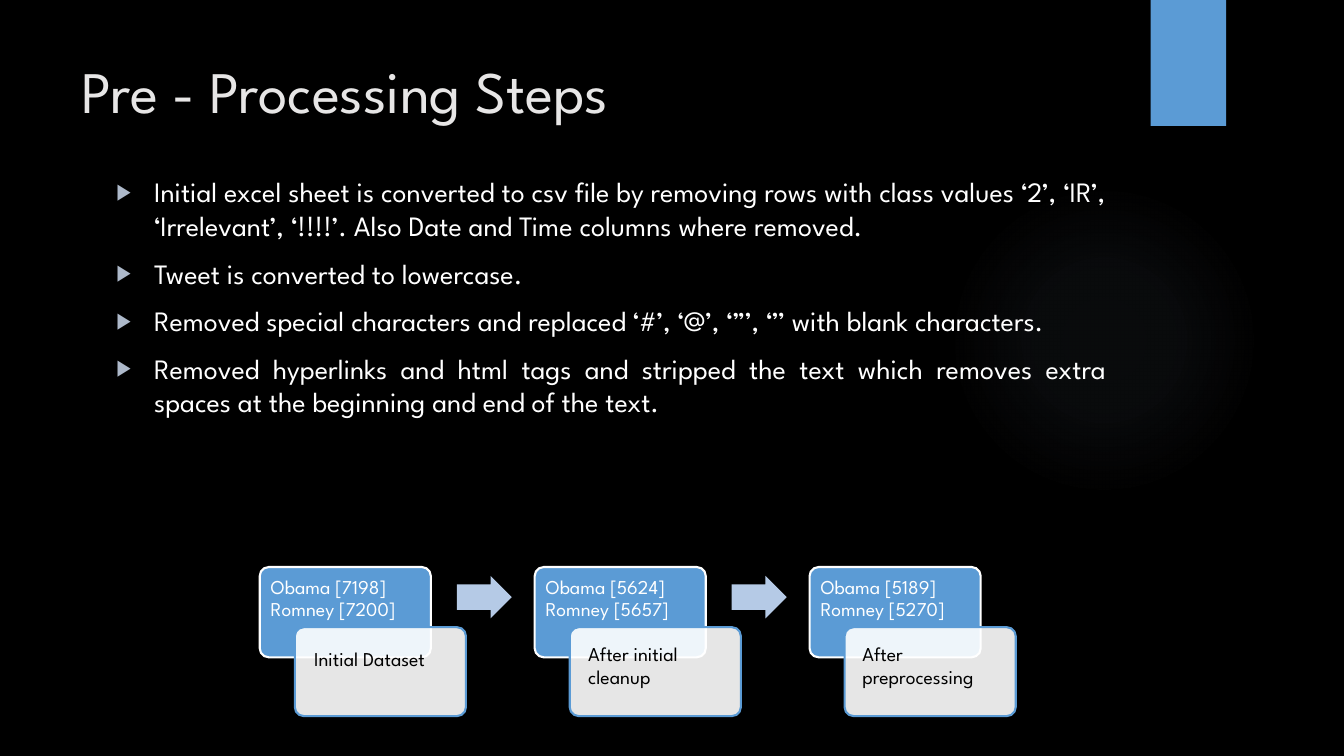
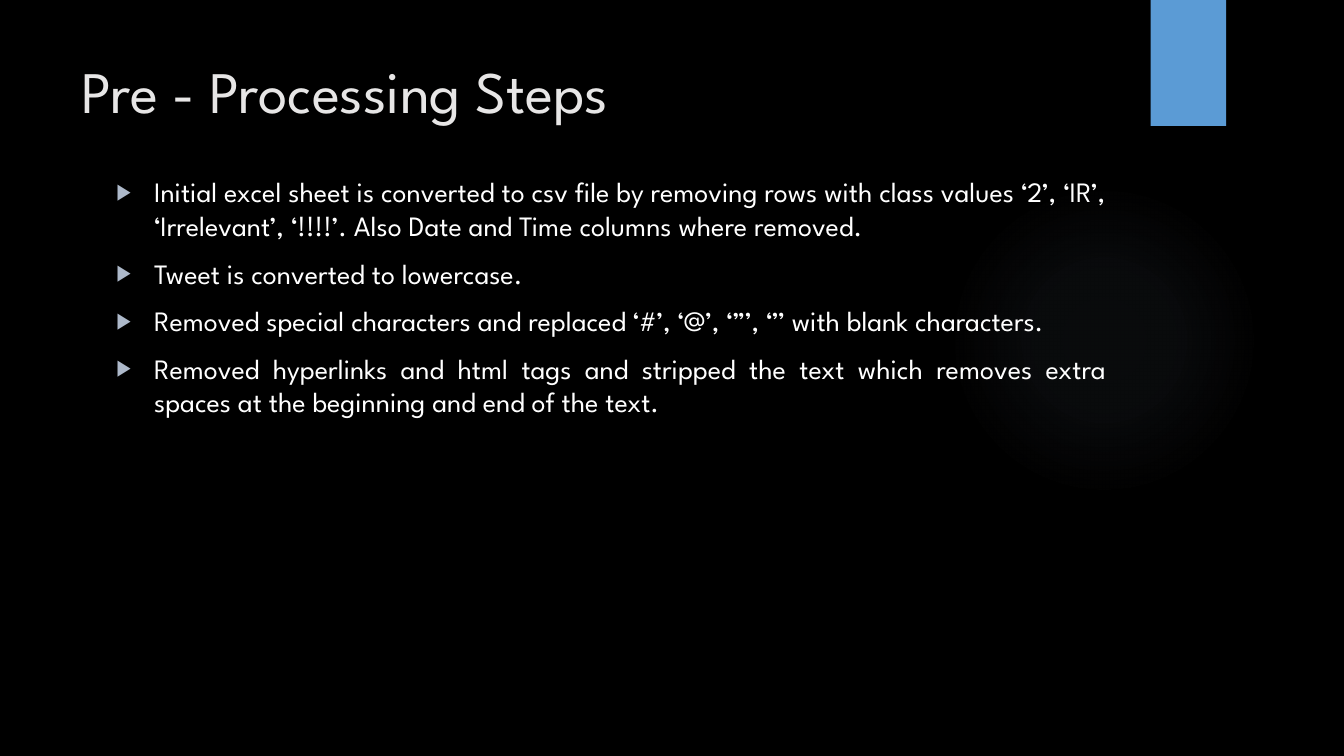
Before and after one commit to mkvalluri/cs583-project-2, a slide deck: slide 2 of docs/Presentation.pptx. Drawn at 1344x756 pixels with LibreOffice and Linux fonts; fonts in the diff are those of the drawing; background and template pictures are left out. Boxes give left, top, right and bottom in pixels: in the first picture for what was removed or moved away, otherwise in the second. Text is boxed around its words. In the diff, an @@ line names an element or a change of style, - is before the commit and + after.

Commit message:
Changes ppt

```diff
--- a/docs/Presentation.pptx
+++ b/docs/Presentation.pptx
@@ group removed at <box>260,568,1016,716</box>: 6 rounded rectangles, 3 texts, 2 right arrows @@
-Obama [7198]
-Romney [7200]
-Obama [5624]
-Romney [5657]
-Obama [5189]
-Romney [5270]
@@ text removed at <box>314,652,425,667</box> @@
-Initial Dataset
@@ text removed at <box>588,647,678,688</box> @@
-After initial cleanup
@@ text removed at <box>862,647,973,689</box> @@
-After preprocessing
```
Also in this commit, not shown: 1 other slide changed.
